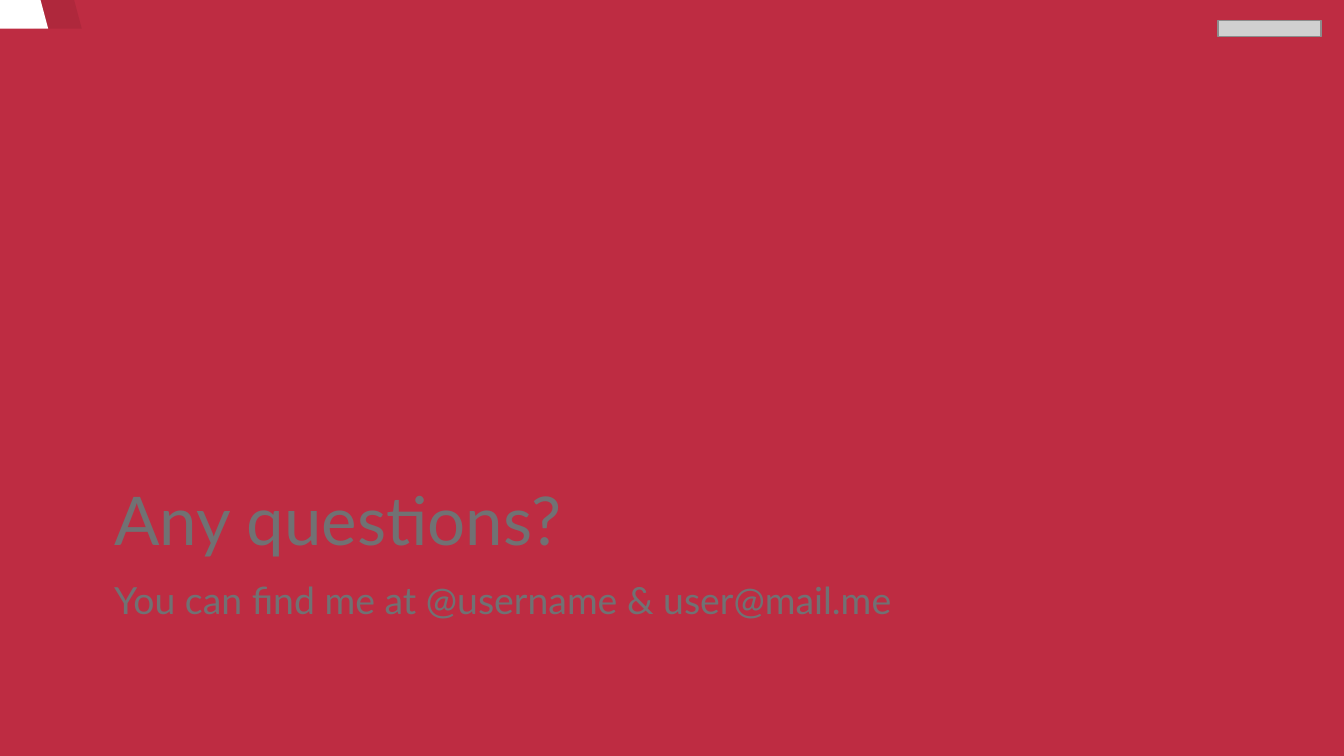
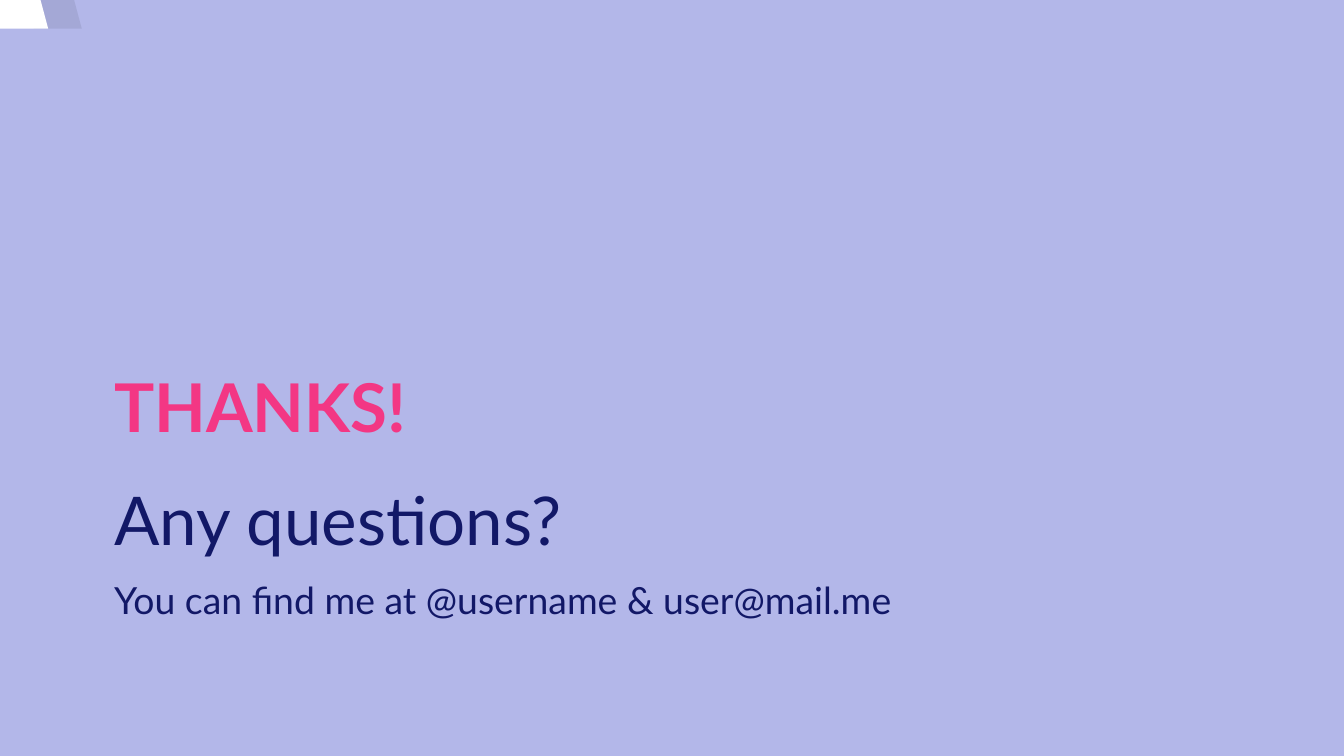
Before and after one commit to josedom24/curso_python3, a slide deck: slide 24 of modelo.odp (slide 23 before the commit). Drawn at 1344x756 pixels with LibreOffice and Linux fonts; fonts in the diff are those of the drawing; grey boxes stand for pictures. Boxes give left, top, right and bottom in pixels: in the first picture for what was removed or moved away, otherwise in the second. Text is boxed around its words. In the diff, an @@ line names an element or a change of style, - is before the commit and + after.

```diff
--- a/modelo.odp
+++ b/modelo.odp
@@ background #BE2C42 to #B3B7E9 @@
@@ picture removed at (1218, 20, 1321, 36) @@
@@ title added at (114, 383, 406, 433), 36 pt, text #F33784, bold @@
+THANKS!
@@ subtitle added at (114, 496, 561, 557), 36 pt, text #121867 @@
+Any questions?
@@ text added at (114, 586, 891, 619), 20 pt, text #121867 @@
+You can find me at @username & user@mail.me
```
Also in this commit, not shown: 23 other slides changed, 1 slide added.
